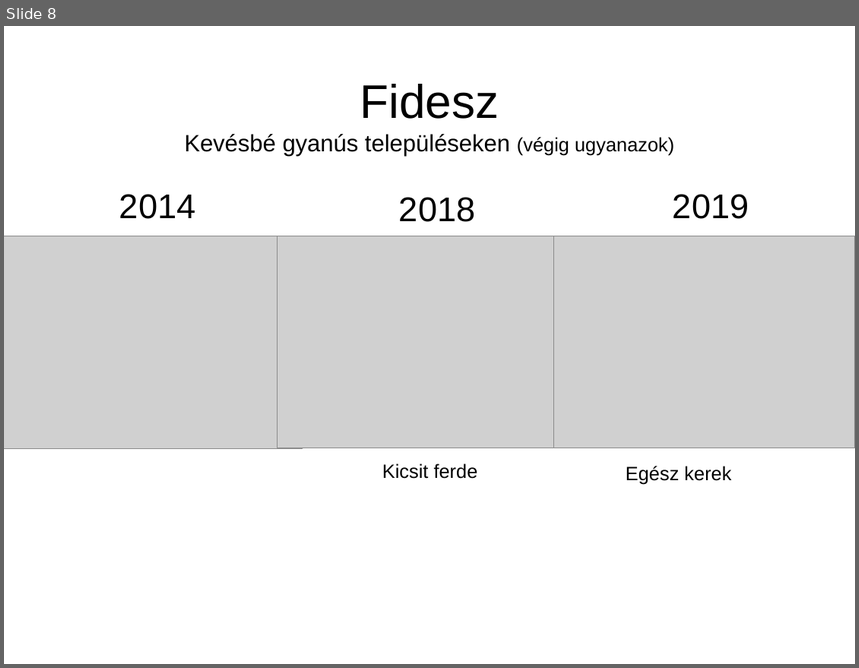
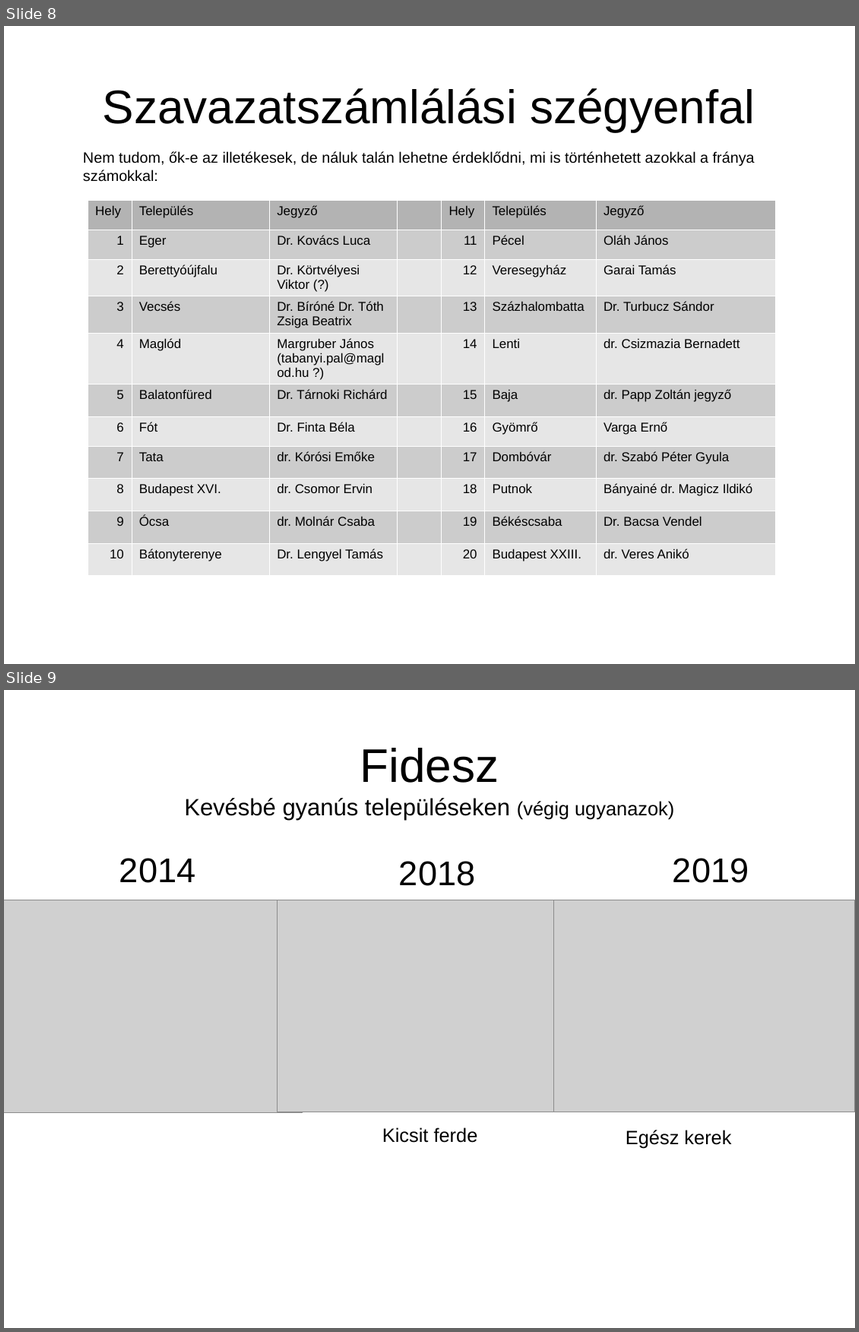
Before and after one commit to brezniczky/ep_elections_2019_hun, a slide deck: slides/hun/slides.odp. Shown one above the other, each under a label of ours: slide 8 before the commit, slides 8 and 9 after it. The pictures are 859x668 and 859x1332 pixels, drawn with LibreOffice and Linux fonts; fonts in the diff are those of the drawing; grey boxes stand for pictures. Boxes give left, top, right and bottom in pixels: in the first picture for what was removed or moved away, otherwise in the second. Text is boxed around its words. In the diff, an @@ line names an element or a change of style, - is before the commit and + after.

```diff
--- a/slides/hun/slides.odp
+++ b/slides/hun/slides.odp
@@ slide 8 added at (4, 26, 855, 664), background #FFFFFF @@
@@ title added at (103, 88, 756, 132), 44 pt, text #000000 @@
+Szavazatszámlálási szégyenfal
@@ text added at (83, 151, 755, 182), 14 pt, text #000000 @@
+Nem tudom, ők-e az illetékesek, de náluk talán lehetne érdeklődni, mi is történhetett azokkal a fránya számokkal:
@@ table added at (88, 201, 777, 576), 11 rows, 7 columns @@
+Hely | Település | Jegyző |  | Hely | Település | Jegyző
+1 | Eger | Dr. Kovács Luca |  | 11 | Pécel | Oláh János
+2 | Berettyóújfalu | Dr. Körtvélyesi Viktor (?) |  | 12 | Veresegyház | Garai Tamás
+3 | Vecsés | Dr. Bíróné Dr. Tóth Zsiga Beatrix |  | 13 | Százhalombatta | Dr. Turbucz Sándor
+4 | Maglód | Margruber János (tabanyi.pal@maglod.hu ?) |  | 14 | Lenti | dr. Csizmazia Bernadett
+5 | Balatonfüred | Dr. Tárnoki Richárd |  | 15 | Baja | dr. Papp Zoltán jegyző
+6 | Fót | Dr. Finta Béla |  | 16 | Gyömrő | Varga Ernő
+7 | Tata | dr. Kórósi Emőke |  | 17 | Dombóvár | dr. Szabó Péter Gyula
+8 | Budapest XVI. | dr. Csomor Ervin |  | 18 | Putnok | Bányainé dr. Magicz Ildikó
+9 | Ócsa | dr. Molnár Csaba |  | 19 | Békéscsaba | Dr. Bacsa Vendel
+10 | Bátonyterenye | Dr. Lengyel Tamás |  | 20 | Budapest XXIII. | dr. Veres Anikó
@@ what was slide 8 is now slide 9 @@
```
Also in this commit, not shown: 4 slides changed, 24 other files.
